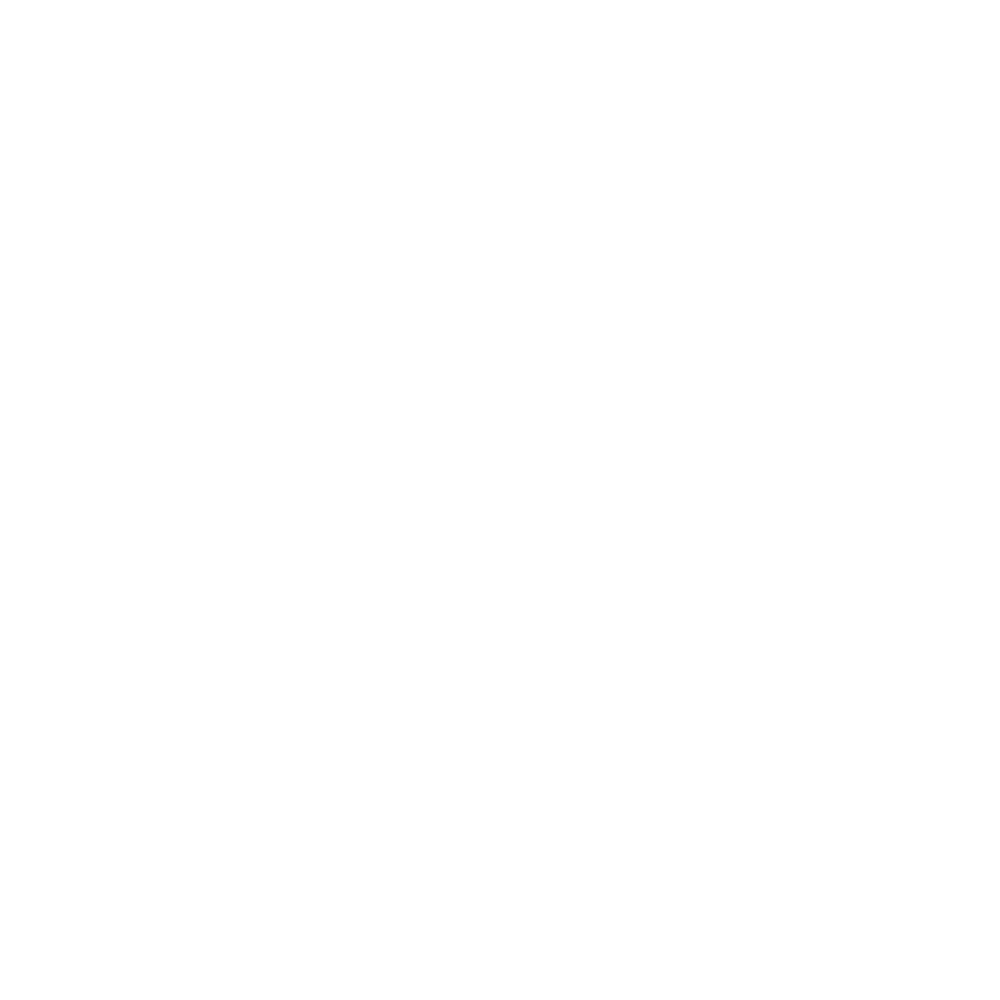
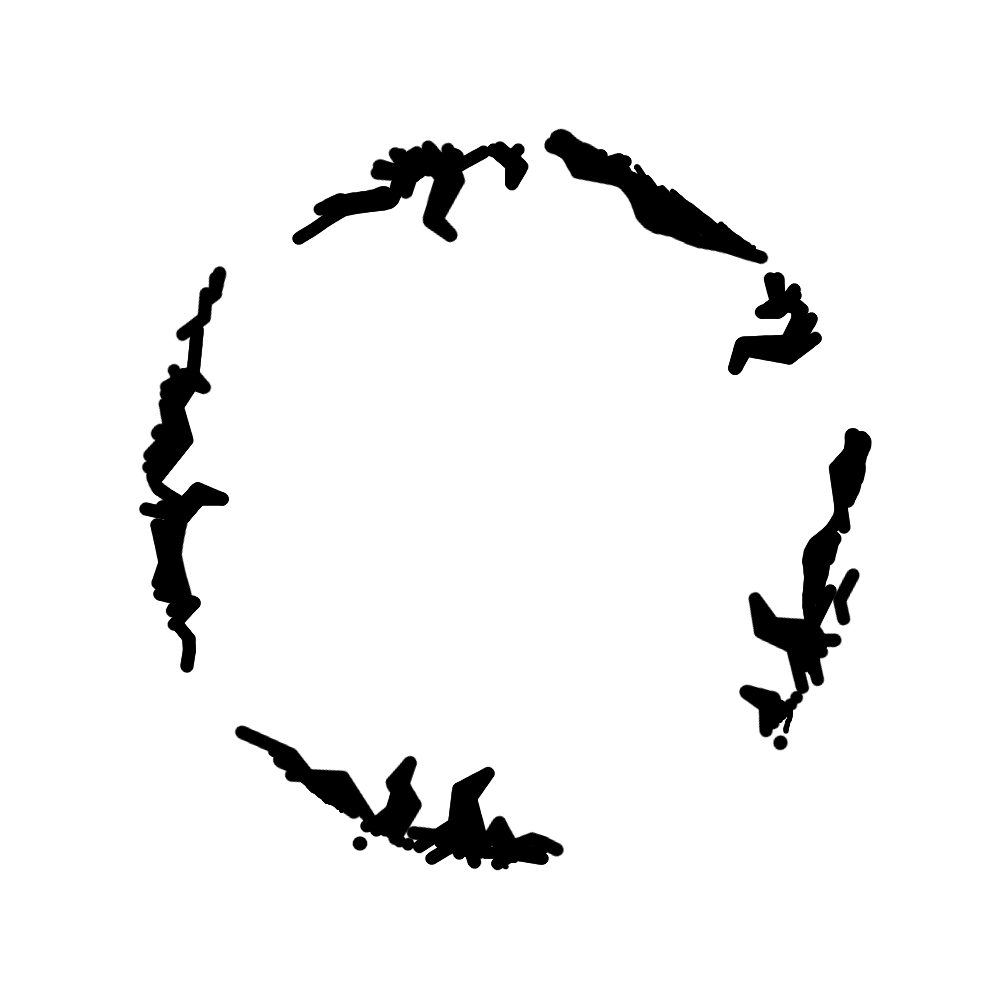
The second 1000x1000 image is a revision of the first. Changes to its layers:
added layer "Copie de cracks" (erase) above "cracks" over (141, 128, 861, 870)
added layer "cracks" (erase) above "Arrière-plan" over (139, 139, 872, 871)
